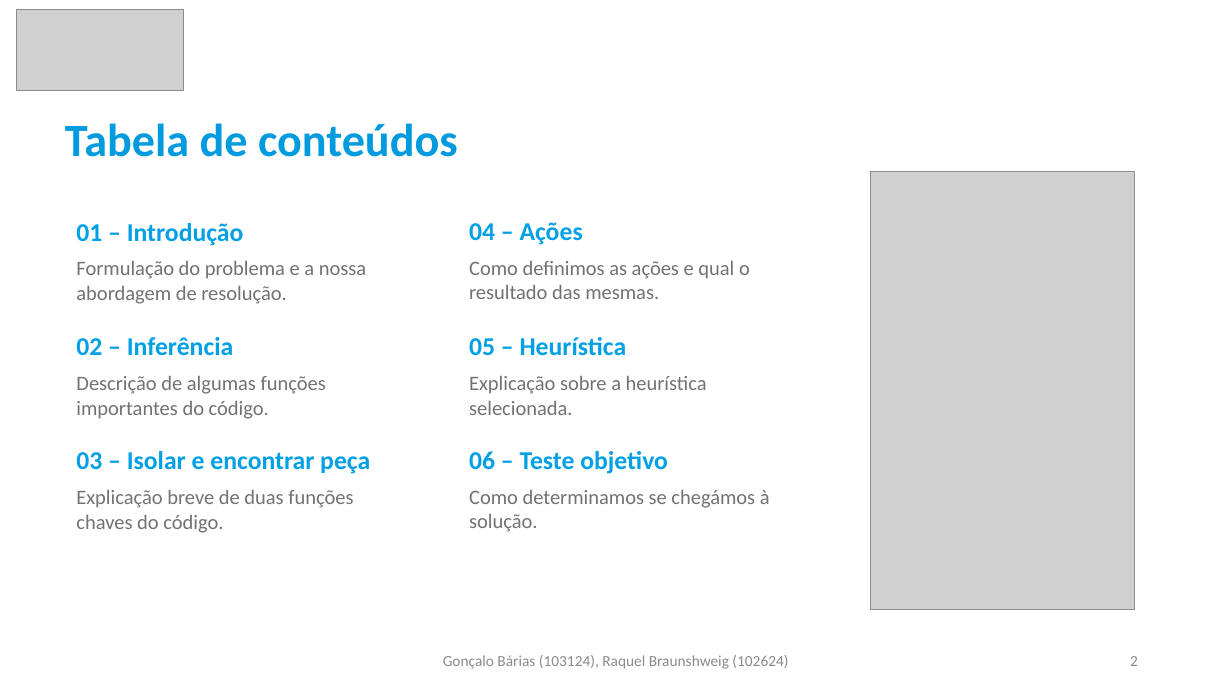
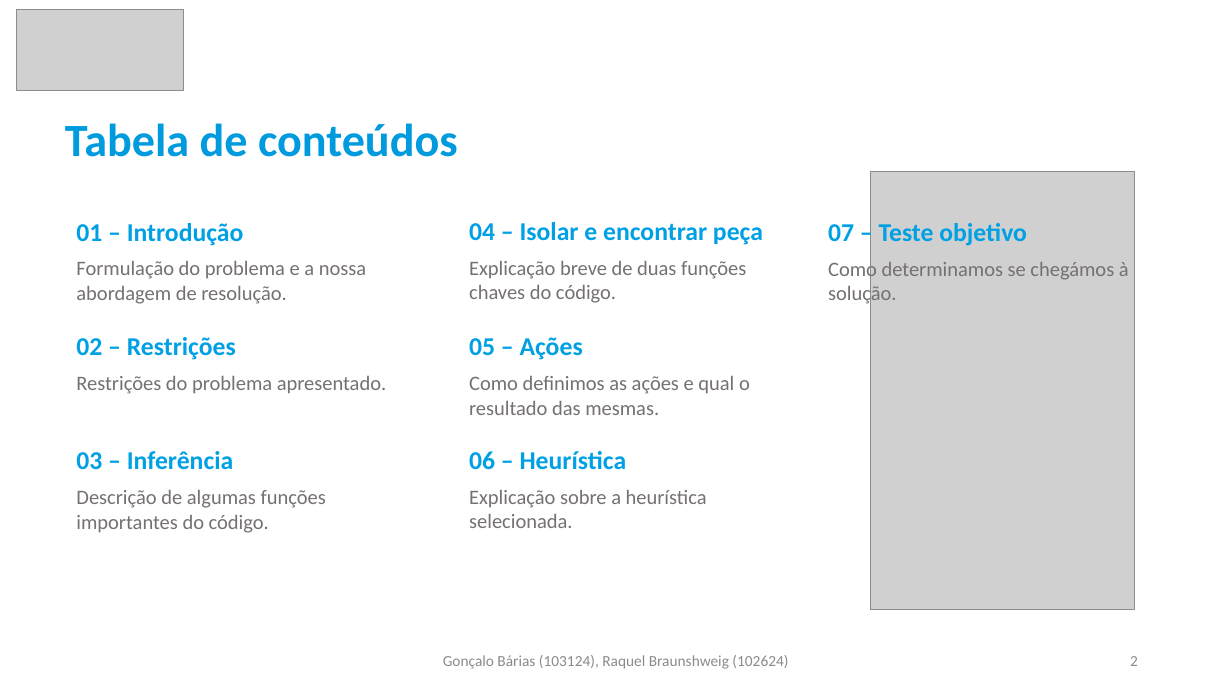
Before and after one commit to goncalobarias/Bimaru-IA, a slide deck: slide 2 of report/report.pptx. Drawn at 1232x693 pixels with LibreOffice and Linux fonts; fonts in the diff are those of the drawing; grey boxes stand for pictures. Boxes give left, top, right and bottom in pixels: in the first picture for what was removed or moved away, otherwise in the second. Text is boxed around its words. In the diff, an @@ line names an element or a change of style, - is before the commit and + after.

Commit message:
updated powerpoint
já tem restrições e corrigi grids

```diff
--- a/report/report.pptx
+++ b/report/report.pptx
@@ text at (x1=469, y1=222, x2=763, y2=245): text changed @@
-04 – Ações
+04 – Isolar e encontrar peça
@@ text added at (x1=828, y1=223, x2=1027, y2=246), 20 pt, text #00A0E4, bold @@
+07 – Teste objetivo
@@ text at (x1=469, y1=261, x2=746, y2=303): text changed @@
-Como definimos as ações e qual o resultado das mesmas.
+Explicação breve de duas funções chaves do código.
@@ text added at (x1=828, y1=259, x2=1129, y2=306), 16 pt, text #767171 @@
+Como determinamos se chegámos à solução.
@@ text at (x1=76, y1=337, x2=236, y2=360): text changed @@
-02 – Inferência
+02 – Restrições
@@ text at (x1=469, y1=337, x2=583, y2=360): text changed @@
-05 – Heurística
+05 – Ações
@@ text at (x1=76, y1=376, x2=386, y2=394): text changed @@
-Descrição de algumas funções importantes do código.
+Restrições do problema apresentado.
@@ text at (x1=469, y1=376, x2=750, y2=415): text changed @@
-Explicação sobre a heurística selecionada.
+Como definimos as ações e qual o resultado das mesmas.
@@ text at (x1=76, y1=451, x2=233, y2=470): text changed @@
-03 – Isolar e encontrar peça
+03 – Inferência
@@ text at (x1=469, y1=451, x2=627, y2=470): text changed @@
-06 – Teste objetivo
+06 – Heurística
@@ text at (x1=76, y1=490, x2=326, y2=533): text changed @@
-Explicação breve de duas funções chaves do código.
+Descrição de algumas funções importantes do código.
@@ text at (x1=469, y1=490, x2=707, y2=528): text changed @@
-Como determinamos se chegámos à solução.
+Explicação sobre a heurística selecionada.
```
Also in this commit, not shown: 5 other slides changed, 1 slide added.
